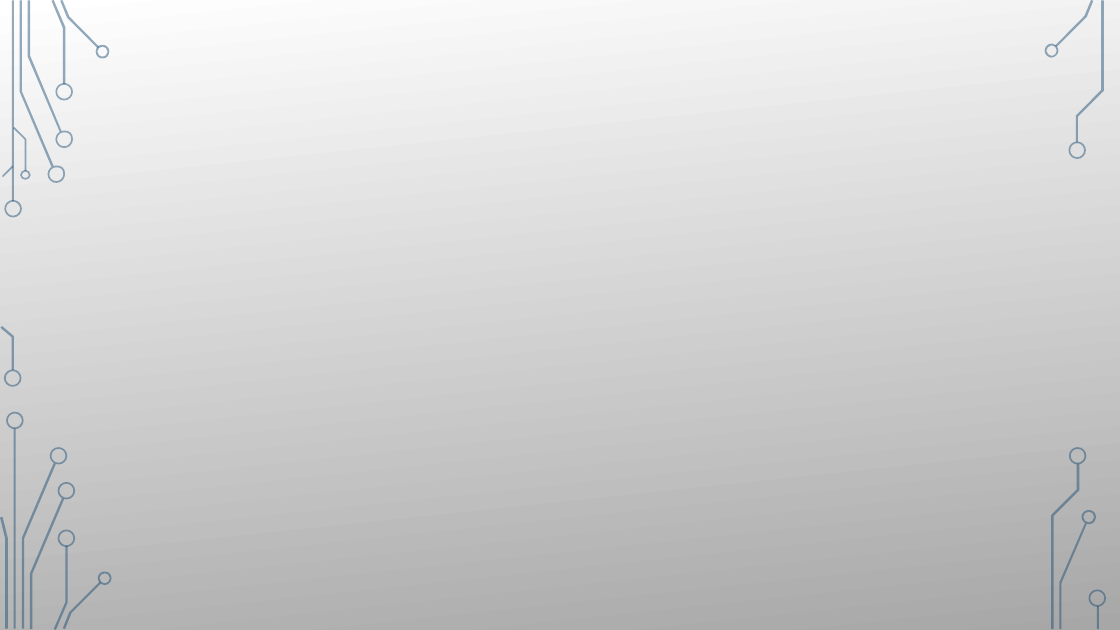
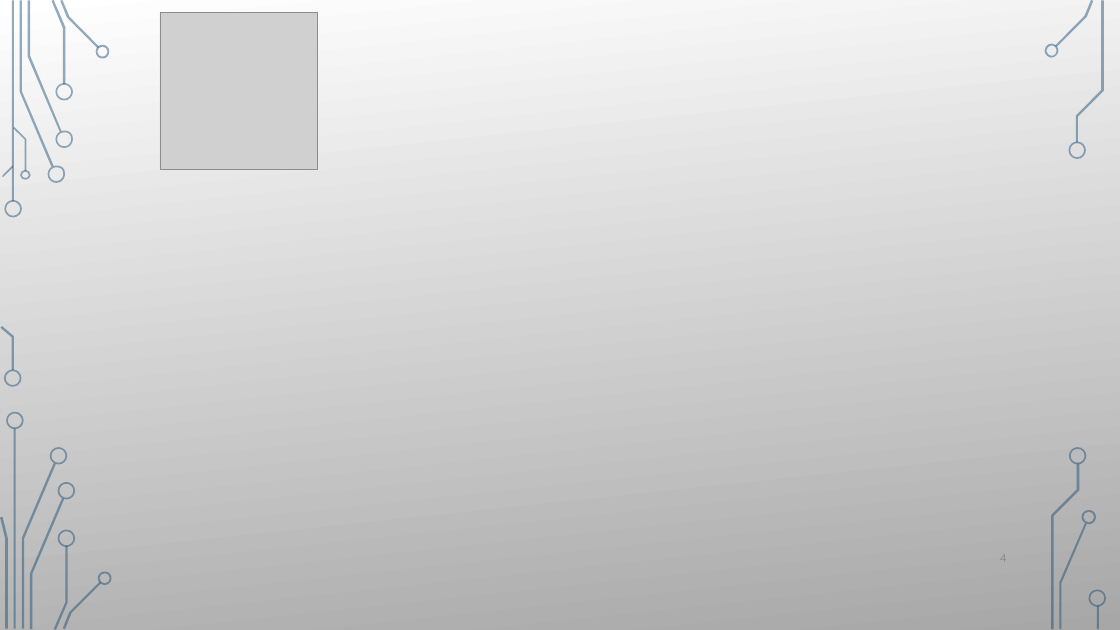
Before and after one commit to ataeiamirhosein/NetFuncVirt, a slide deck: slide 4 of Ip_lookup_algorithms.pptx. Drawn at 1120x630 pixels with LibreOffice and Linux fonts; fonts in the diff are those of the drawing; grey boxes stand for pictures; background and template pictures are left out. Boxes give left, top, right and bottom in pixels: in the first picture for what was removed or moved away, otherwise in the second. Text is boxed around its words. In the diff, an @@ line names an element or a change of style, - is before the commit and + after.

```diff
--- a/Ip_lookup_algorithms.pptx
+++ b/Ip_lookup_algorithms.pptx
@@ picture added at box(160, 13, 318, 171) @@
@@ page number added at box(1000, 550, 1006, 565), 10.5 pt, text #8C8C8C @@
+4
```
Also in this commit, not shown: 10 other slides changed.
